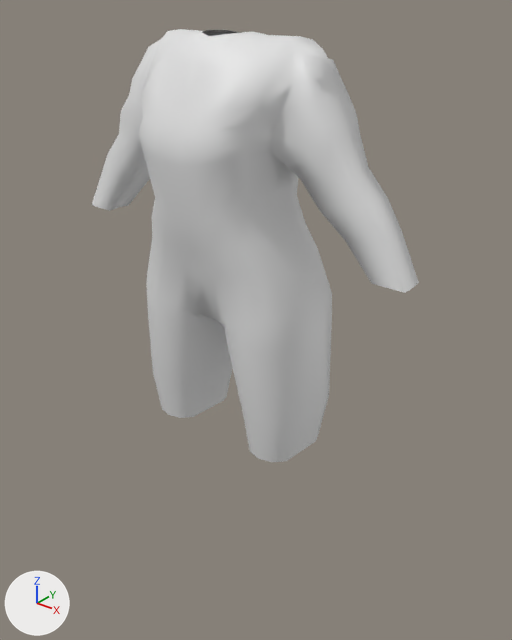
The Blender file charModel.blend, before and after one commit.
One viewpoint serves both versions: a 50 mm camera at (0.99, -1.127, 1.395) aimed at (0.062, 0.033, 0.676). Arrows for +X, +Y and +Z are at lower left; the lights stay in place.
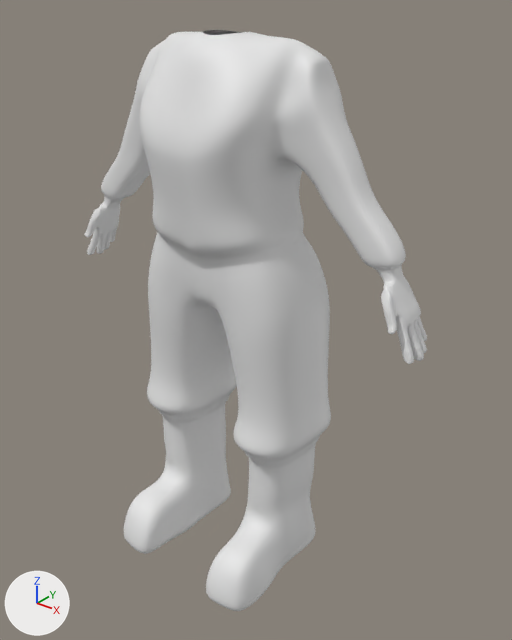
The change, as a diff of the scene's bpy script:
```diff
--- a/charModel.blend.py
+++ b/charModel.blend.py
@@ me_cylinder @@
 # used by ob_cylinder; location = (0.0, 0.0, 0.0)
-me_cylinder.from_pydata(...)  # 220 vertices, 197 faces; spans x 0.0..0.449, y -0.148..0.175, z 0.379..1.297
+me_cylinder.from_pydata(...)  # 787 vertices, 767 faces; spans x 0.0..0.485, y -0.229..0.175, z 0.03..1.297
+# me_cylinder part 1: 41 vertices moved from x 0.0..0.358, y -0.141..0.139, z 0.864..1.214 to x 0.0..0.338, y -0.141..0.146, z 0.858..1.188; 8 vertices removed from x 0.374..0.449, y -0.007..0.055, z 0.864; 415 vertices added at x 0.0..0.485, y -0.092..0.122, z 0.715..0.915
+# me_cylinder part 2: 13 vertices moved from x 0.082..0.213, y -0.066..0.118, z 0.379 to x 0.049..0.241, y -0.112..0.156, z 0.438; 160 vertices added at x 0.052..0.238, y -0.229..0.15, z 0.03..0.414
@@ ob_cylinder @@
 _m = ob_cylinder.modifiers.new('Mirror', 'MIRROR')
 _m.use_clip = True
+_m = ob_cylinder.modifiers.new('Subdivision', 'SUBSURF')
```

Where the change shows, as pixel boxes (x1, y1, x2, y2) in the pictures (512 x 640 px):
'Cylinder', reshaped, modifiers changed (34% taller)
    before: (92, 29, 419, 462)
    after: (84, 30, 427, 611)
part 1 of me_cylinder, built on
    before: (92, 38, 419, 293)
    after: (84, 45, 427, 364)
part 2 of me_cylinder, built on
    before: (153, 363, 329, 462)
    after: (124, 358, 331, 611)
